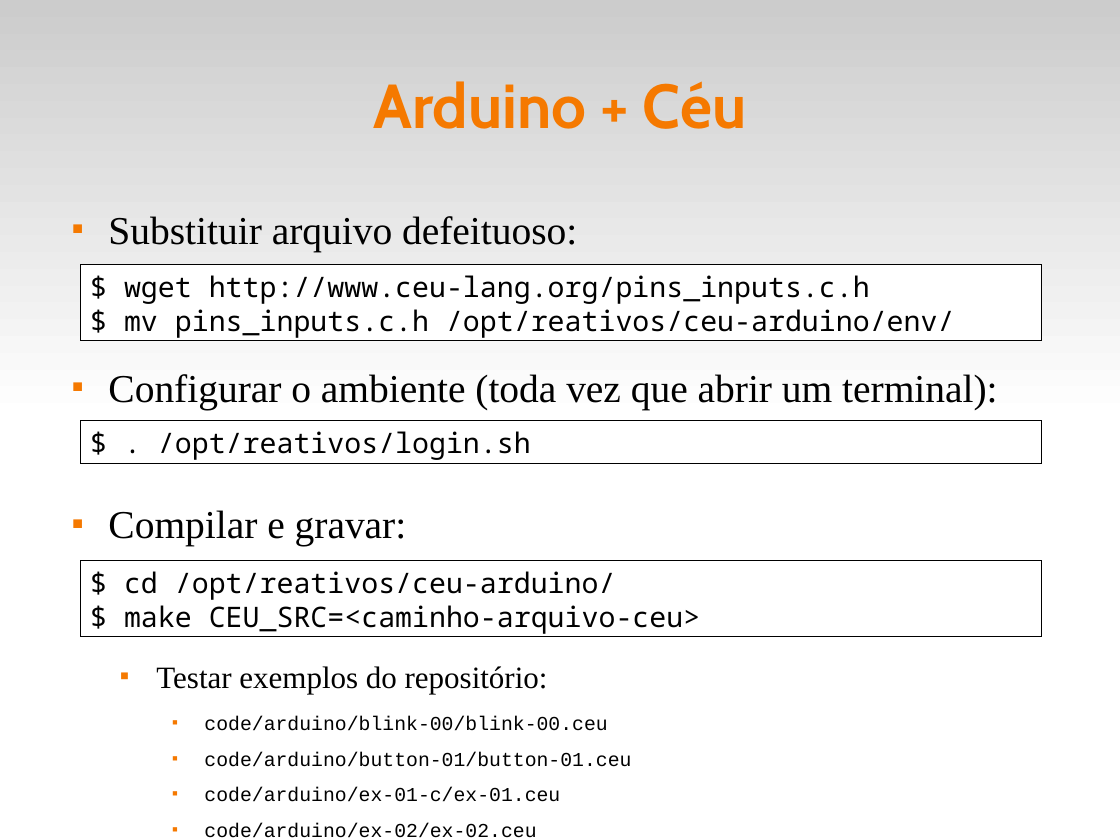
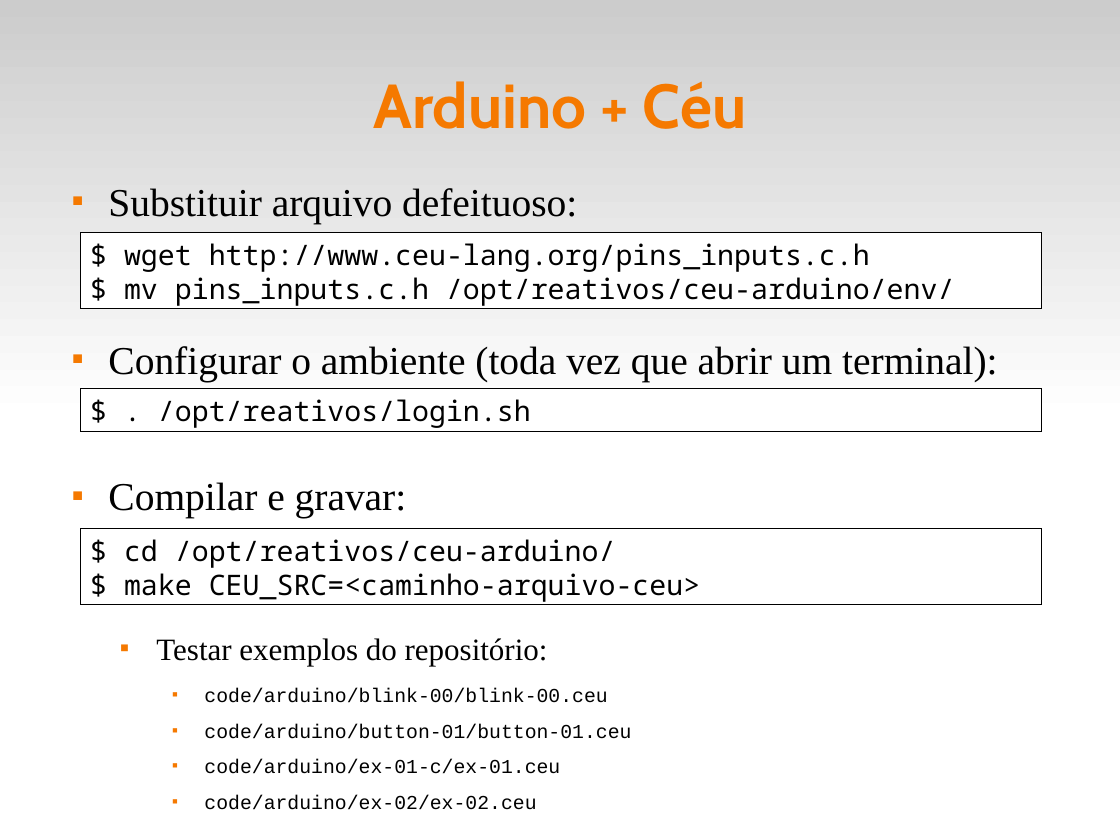
Before and after one commit to fsantanna-uerj/reativos, a slide deck: slide 17 of slides/05_ceu.odp. Drawn at 1120x840 pixels with LibreOffice and Linux fonts; fonts in the diff are those of the drawing. Boxes give left, top, right and bottom in pixels: in the first picture for what was removed or moved away, otherwise in the second. Text is boxed around its words. In the diff, an @@ line names an element or a change of style, - is before the commit and + after.

Commit message:
(>) slides

```diff
--- a/slides/05_ceu.odp
+++ b/slides/05_ceu.odp
@@ text "Substituir arquivo defeituoso:": place and size @@
-text "Substituir arquivo defeituoso:" at box(108, 216, 997, 838)
+text "Substituir arquivo defeituoso:" at box(108, 188, 997, 810)
@@ rectangle "$ wget http://www.ceu-lang.org/pins_inputs.c.h": place and size @@
-rectangle "$ wget http://www.ceu-lang.org/pins_inputs.c.h" at box(80, 264, 1042, 340)
+rectangle "$ wget http://www.ceu-lang.org/pins_inputs.c.h" at box(80, 233, 1042, 309)
@@ rectangle "$ . /opt/reativos/login.sh": place and size @@
-rectangle "$ . /opt/reativos/login.sh" at box(80, 421, 1042, 463)
+rectangle "$ . /opt/reativos/login.sh" at box(80, 388, 1042, 431)
@@ rectangle "$ cd /opt/reativos/ceu-arduino/": place and size @@
-rectangle "$ cd /opt/reativos/ceu-arduino/" at box(80, 561, 1042, 637)
+rectangle "$ cd /opt/reativos/ceu-arduino/" at box(80, 528, 1042, 605)
```
Also in this commit, not shown: 2 other slides changed, 2 other files.
